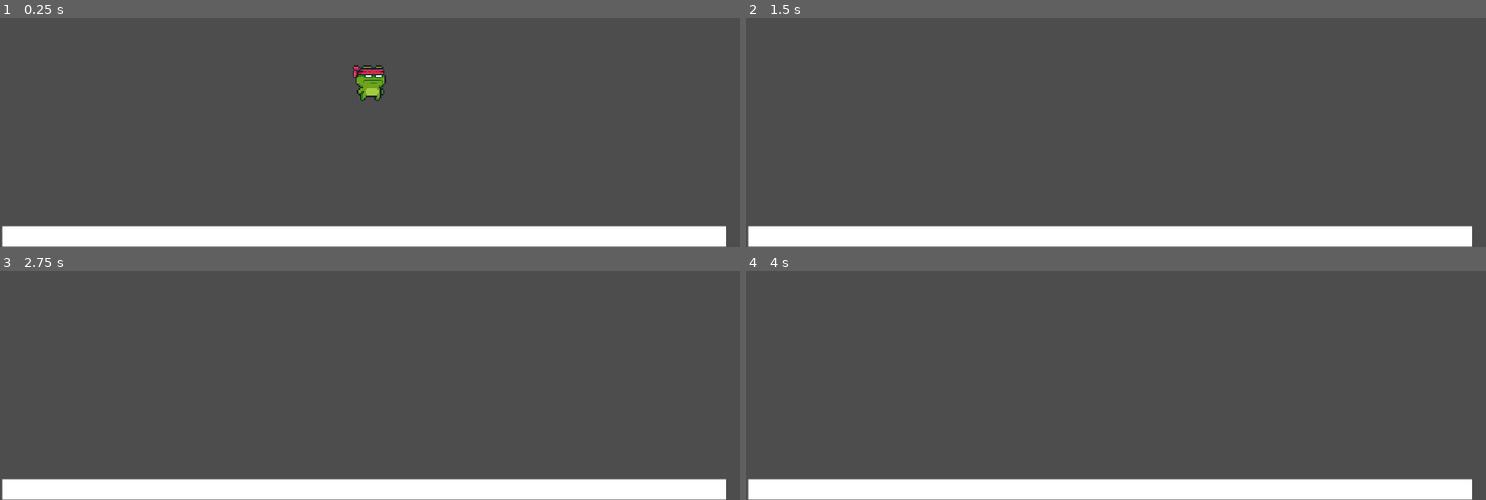
Above: before the commit, frames 1-4 (two rows, left to right).
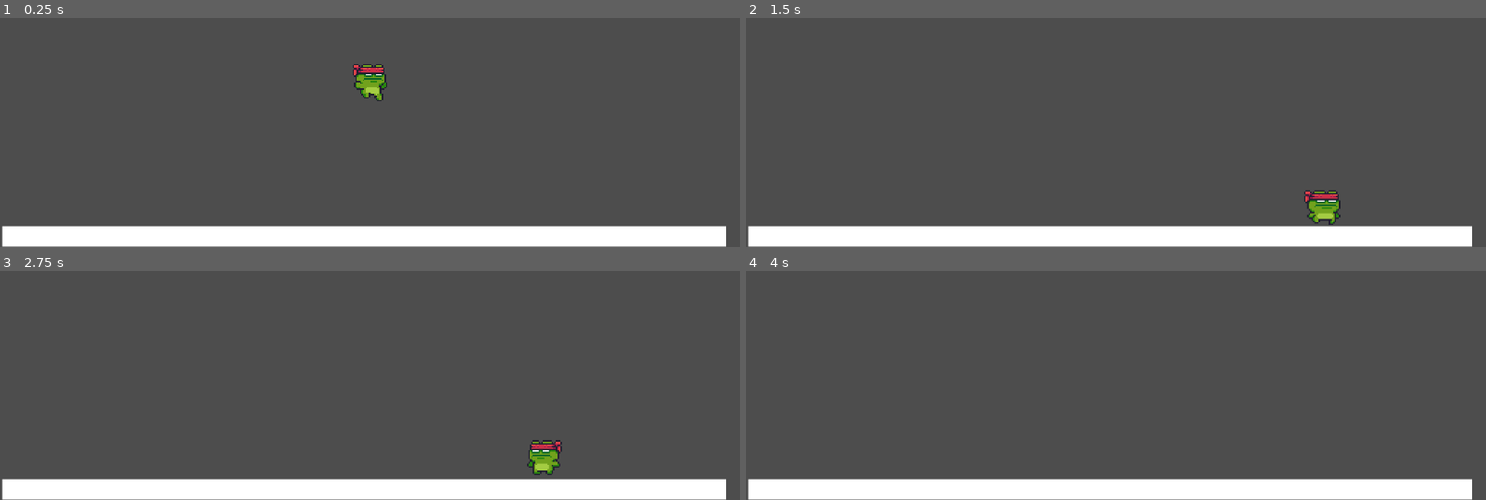
Above: after the commit, the same moments.

Repository: RasyaDevansyah/knowledge-sharing-2d-platformer
Game: Godot game, scene res://Scenes/level_1.tscn
Two runs of this game, one before a commit and one after it. Both use one fixed random seed, a clock stepped at 60 frames per second and the inputs below.
Inputs:
- Up to frame 1 (0.25 s): no input
- Up to frame 2 (1.5 s): tap Enter (ui_accept) at 0.5, 0.77 s; hold Right (ui_right) from 0.53 s (still down)
- Up to frame 3 (2.75 s): tap Enter (ui_accept) at 1.52 s; release Right (ui_right) at 2.03 s; hold Left (ui_left) from 2.03 s (still down)
- Up to frame 4 (4 s): release Left (ui_left) at 2.78 s; hold Right (ui_right) from 2.78 s (still down); tap Enter (ui_accept) at 3.02, 3.77 s

The runs differ from the first frame. In frame 1, 0.4% of the frame differs, in the area x 47-53%, y 20-37%; in frame 2, 0.6%, in the area x 75-81%, y 75-91%; in frame 3, 0.6%; in frame 4, nothing differs.

Commit message:
Animated sprite done

Diff:
--- a/Scenes/level_1.tscn
+++ b/Scenes/level_1.tscn
@@ -2,9 +2,16 @@
 
 [ext_resource type="Script" uid="uid://l8jv0vxihujn" path="res://Scenes/player.gd" id="1_8ffim"]
 [ext_resource type="Texture2D" uid="uid://csc2tjt7qfxch" path="res://Assets/Main Characters/Ninja Frog/Idle (32x32).png" id="1_vk57k"]
+[ext_resource type="Texture2D" uid="uid://bb07xq6pwig5q" path="res://Assets/Main Characters/Ninja Frog/Fall (32x32).png" id="2_6444e"]
+[ext_resource type="Texture2D" uid="uid://dp0bajae8dh6r" path="res://Assets/Main Characters/Ninja Frog/Run (32x32).png" id="3_xfk5q"]
+[ext_resource type="Texture2D" uid="uid://diglt5ujblvlu" path="res://Assets/Main Characters/Ninja Frog/Jump (32x32).png" id="4_evi0p"]
 
 [sub_resource type="CapsuleShape2D" id="CapsuleShape2D_8ffim"]
 
+[sub_resource type="AtlasTexture" id="AtlasTexture_vr6f4"]
+atlas = ExtResource("2_6444e")
+region = Rect2(0, 0, 32, 32)
+
 [sub_resource type="AtlasTexture" id="AtlasTexture_xfk5q"]
 atlas = ExtResource("1_vk57k")
 region = Rect2(0, 0, 32, 32)
@@ -48,11 +55,71 @@
 [sub_resource type="AtlasTexture" id="AtlasTexture_6r07y"]
 atlas = ExtResource("1_vk57k")
 region = Rect2(320, 0, 32, 32)
+
+[sub_resource type="AtlasTexture" id="AtlasTexture_u5cqy"]
+atlas = ExtResource("4_evi0p")
+region = Rect2(0, 0, 32, 32)
+
+[sub_resource type="AtlasTexture" id="AtlasTexture_6ioyp"]
+atlas = ExtResource("3_xfk5q")
+region = Rect2(0, 0, 32, 32)
+
+[sub_resource type="AtlasTexture" id="AtlasTexture_oovug"]
+atlas = ExtResource("3_xfk5q")
+region = Rect2(32, 0, 32, 32)
+
+[sub_resource type="AtlasTexture" id="AtlasTexture_8i23i"]
+atlas = ExtResource("3_xfk5q")
+region = Rect2(64, 0, 32, 32)
+
+[sub_resource type="AtlasTexture" id="AtlasTexture_8yhm2"]
+atlas = ExtResource("3_xfk5q")
+region = Rect2(96, 0, 32, 32)
+
+[sub_resource type="AtlasTexture" id="AtlasTexture_pjppf"]
+atlas = ExtResource("3_xfk5q")
+region = Rect2(128, 0, 32, 32)
+
+[sub_resource type="AtlasTexture" id="AtlasTexture_yltlr"]
+atlas = ExtResource("3_xfk5q")
+region = Rect2(160, 0, 32, 32)
+
+[sub_resource type="AtlasTexture" id="AtlasTexture_6ssoq"]
+atlas = ExtResource("3_xfk5q")
+region = Rect2(192, 0, 32, 32)
+
+[sub_resource type="AtlasTexture" id="AtlasTexture_imks0"]
+atlas = ExtResource("3_xfk5q")
+region = Rect2(224, 0, 32, 32)
+
+[sub_resource type="AtlasTexture" id="AtlasTexture_dlmop"]
+atlas = ExtResource("3_xfk5q")
+region = Rect2(256, 0, 32, 32)
+
+[sub_resource type="AtlasTexture" id="AtlasTexture_sda17"]
+atlas = ExtResource("3_xfk5q")
+region = Rect2(288, 0, 32, 32)
+
+[sub_resource type="AtlasTexture" id="AtlasTexture_1fal7"]
+atlas = ExtResource("3_xfk5q")
+region = Rect2(320, 0, 32, 32)
+
+[sub_resource type="AtlasTexture" id="AtlasTexture_gcla0"]
+atlas = ExtResource("3_xfk5q")
+region = Rect2(352, 0, 32, 32)
 
 [sub_resource type="SpriteFrames" id="SpriteFrames_6ioyp"]
 animations = [{
 "frames": [{
 "duration": 1.0,
+"texture": SubResource("AtlasTexture_vr6f4")
+}],
+"loop": true,
+"name": &"fall",
+"speed": 5.0
+}, {
+"frames": [{
+"duration": 1.0,
 "texture": SubResource("AtlasTexture_xfk5q")
 }, {
 "duration": 1.0,
@@ -86,8 +153,57 @@
 "texture": SubResource("AtlasTexture_6r07y")
 }],
 "loop": true,
-"name": &"default",
-"speed": 15.0
+"name": &"idle",
+"speed": 20.0
+}, {
+"frames": [{
+"duration": 1.0,
+"texture": SubResource("AtlasTexture_u5cqy")
+}],
+"loop": true,
+"name": &"jump",
+"speed": 5.0
+}, {
+"frames": [{
+"duration": 1.0,
+"texture": SubResource("AtlasTexture_6ioyp")
+}, {
+"duration": 1.0,
+"texture": SubResource("AtlasTexture_oovug")
+}, {
+"duration": 1.0,
+"texture": SubResource("AtlasTexture_8i23i")
+}, {
+"duration": 1.0,
+"texture": SubResource("AtlasTexture_8yhm2")
+}, {
+"duration": 1.0,
+"texture": SubResource("AtlasTexture_pjppf")
+}, {
+"duration": 1.0,
+"texture": SubResource("AtlasTexture_yltlr")
+}, {
+"duration": 1.0,
+"texture": SubResource("AtlasTexture_6ssoq")
+}, {
+"duration": 1.0,
+"texture": SubResource("AtlasTexture_imks0")
+}, {
+"duration": 1.0,
+"texture": SubResource("AtlasTexture_dlmop")
+}, {
+"duration": 1.0,
+"texture": SubResource("AtlasTexture_sda17")
+}, {
+"duration": 1.0,
+"texture": SubResource("AtlasTexture_1fal7")
+}, {
+"duration": 1.0,
+"texture": SubResource("AtlasTexture_gcla0")
+}],
+"loop": true,
+"name": &"run",
+"speed": 20.0
 }]
 
 [sub_resource type="QuadMesh" id="QuadMesh_8ffim"]
@@ -107,7 +223,8 @@
 [node name="AnimatedSprite2D" type="AnimatedSprite2D" parent="Player" unique_id=1187838027]
 position = Vector2(0, -2)
 sprite_frames = SubResource("SpriteFrames_6ioyp")
-autoplay = "default"
+animation = &"fall"
+autoplay = "idle"
 
 [node name="Camera2D" type="Camera2D" parent="." unique_id=521740516]
 zoom = Vector2(3.77, 3.77)
--- a/Scenes/player.gd
+++ b/Scenes/player.gd
@@ -1,8 +1,9 @@
 extends CharacterBody2D
 
 
-const SPEED = 300.0
-const JUMP_VELOCITY = -400.0
+const SPEED = 150.0
+const JUMP_VELOCITY = -350.0
+@onready var animated_sprite_2d: AnimatedSprite2D = $AnimatedSprite2D
 
 
 
@@ -22,6 +23,23 @@
 		velocity.x = direction * SPEED
 	else:
 		velocity.x = move_toward(velocity.x, 0, SPEED)
+
+
+	if is_on_floor():
+		if direction > 0: #jika positif
+			animated_sprite_2d.flip_h = false
+			animated_sprite_2d.play("run")
+		elif direction < 0: #jika negatif
+			animated_sprite_2d.flip_h = true
+			animated_sprite_2d.play("run")
+		else:
+			animated_sprite_2d.play("idle")
+	else:
+		if velocity.y > 0: # jika positif
+			animated_sprite_2d.play("fall")
+		elif velocity.y < 0 :#jika negatif
+			animated_sprite_2d.play("jump")
+
 
 	move_and_slide()
 
